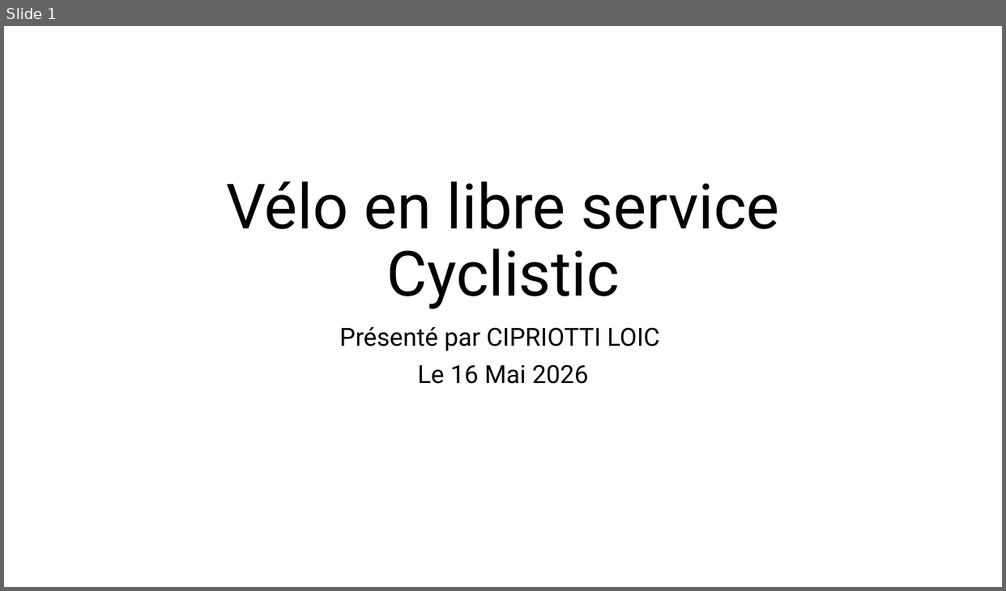
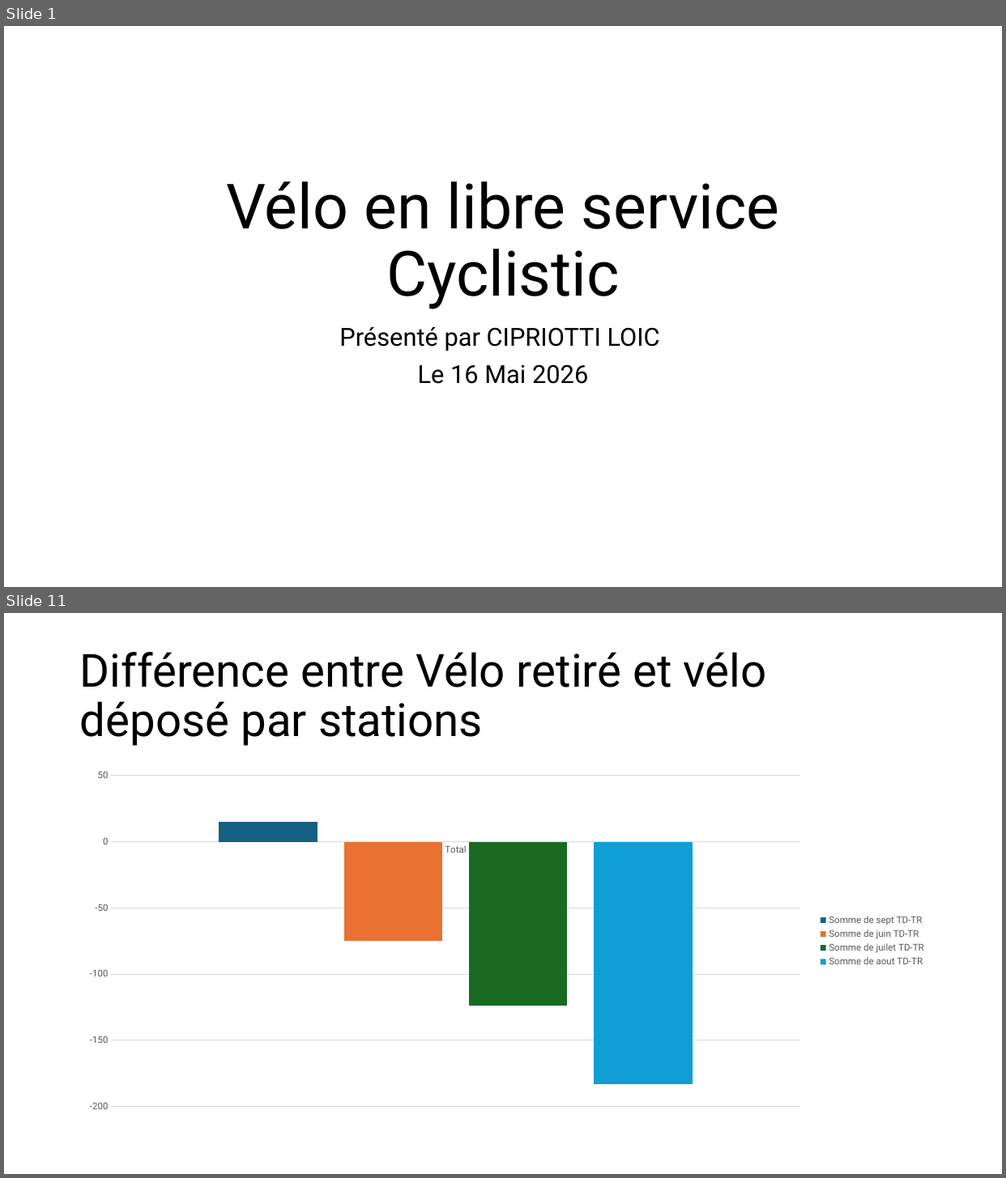
Before and after one commit to Loic0427/Data_etudes_de_cas, a slide deck: Velo en libre service/Etude_de_cas_cyclistic.pptx. Shown one above the other, each under a label of ours: slide 1 before the commit, slides 1 and 11 after it; the slides between them are not shown. The pictures are 1006x591 and 1006x1178 pixels, drawn with LibreOffice and Linux fonts; fonts in the diff are those of the drawing. Boxes give left, top, right and bottom in pixels: in the first picture for what was removed or moved away, otherwise in the second. Text is boxed around its words. In the diff, an @@ line names an element or a change of style, - is before the commit and + after.

```diff
--- a/Velo en libre service/Etude_de_cas_cyclistic.pptx
+++ b/Velo en libre service/Etude_de_cas_cyclistic.pptx
@@ slide 11 added at (4,613,1002,1174), background #FFFFFF @@
@@ title added at (80,652,767,746), 44 pt, text #000000 @@
+Différence entre Vélo retiré et vélo déposé par stations
@@ column chart added at (73,764,934,1120) @@
+categories: Total
+Somme de sept TD-TR: 15
+Somme de juin TD-TR: -75
+Somme de juilet TD-TR: -124
+Somme de aout TD-TR: -183
```
Also in this commit, not shown: 9 other slides added, 4 slides removed, 6 other files.
